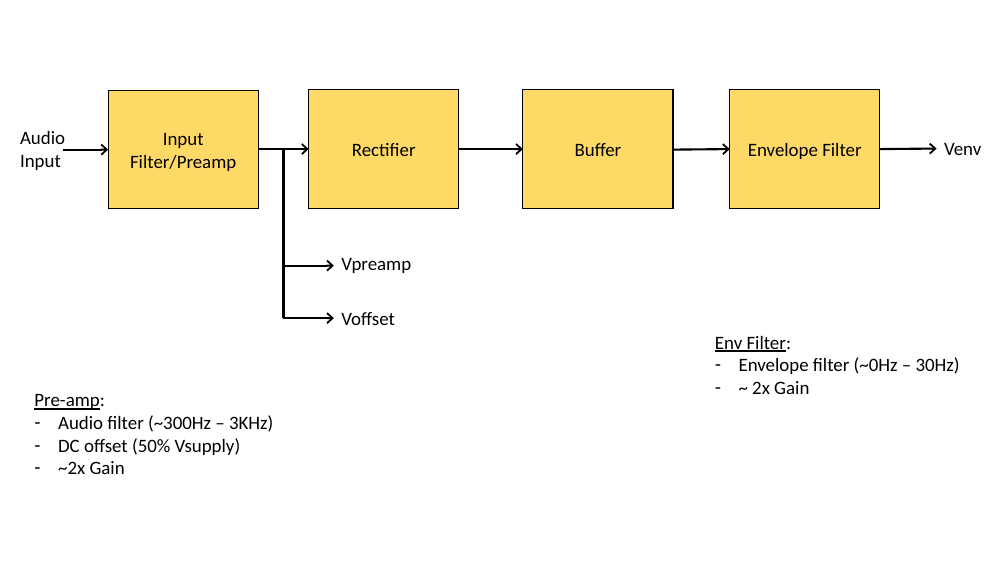
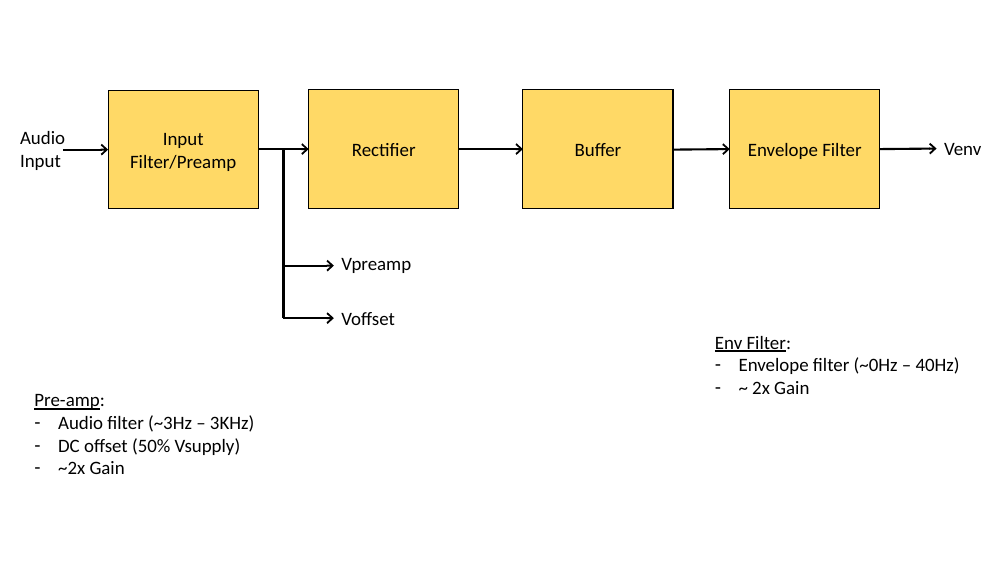
Before and after one commit to BobGlicksman/Animatronics, a slide deck: slide 2 of Documents/Analog_Processor_V2_Analysis.pptx. Drawn at 1008x567 pixels with LibreOffice and Linux fonts; fonts in the diff are those of the drawing. Boxes give left, top, right and bottom in pixels: in the first picture for what was removed or moved away, otherwise in the second. Text is boxed around its words. In the diff, an @@ line names an element or a change of style, - is before the commit and + after.

Commit message:
Update Analog_Processor_V2_Analysis.pptx
Corrected annotation on block diagram for V2 design.

```diff
--- a/Documents/Analog_Processor_V2_Analysis.pptx
+++ b/Documents/Analog_Processor_V2_Analysis.pptx
@@ text at [739,357,960,374]: text changed @@
-– Envelope filter (~0Hz – 30Hz)
+– Envelope filter (~0Hz – 40Hz)
@@ text at [58,415,254,432]: text changed @@
-– Audio filter (~300Hz – 3KHz)
+– Audio filter (~3Hz – 3KHz)
```
